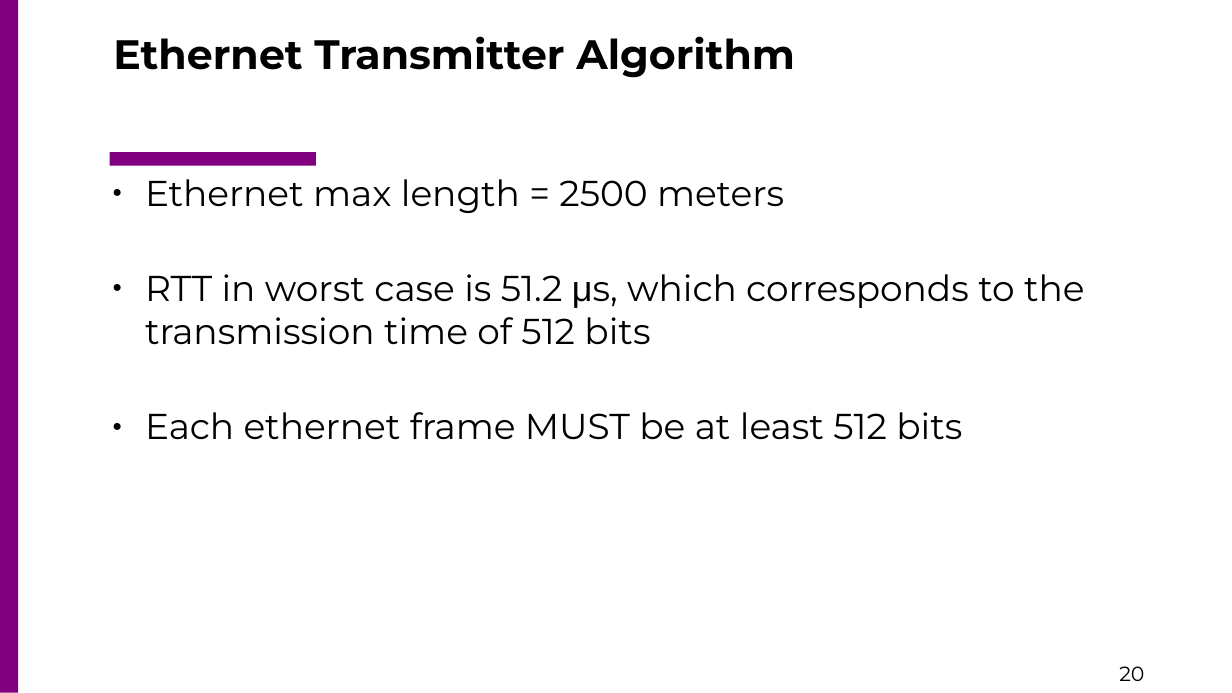
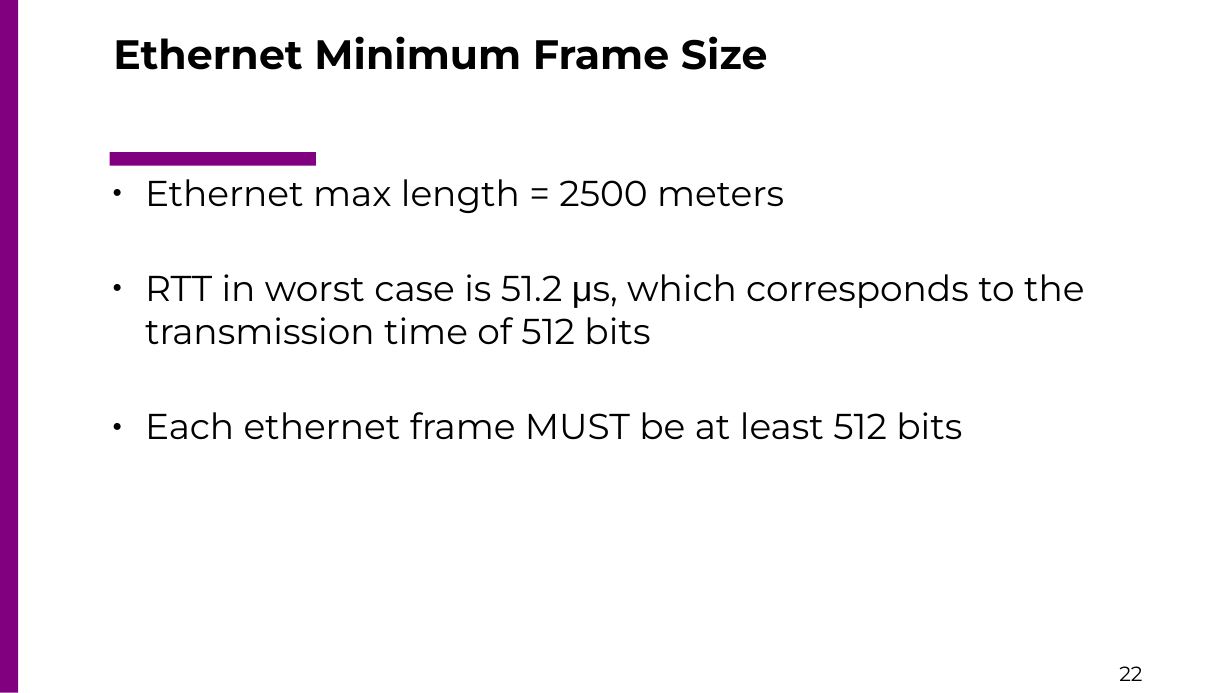
Before and after one commit to csc4200/csc4200.github.io, a slide deck: slide 22 of docs/lectures_source/class_slides-5.odp (slide 20 before the commit). Drawn at 1232x693 pixels with LibreOffice and Linux fonts; fonts in the diff are those of the drawing. Boxes give left, top, right and bottom in pixels: in the first picture for what was removed or moved away, otherwise in the second. Text is boxed around its words. In the diff, an @@ line names an element or a change of style, - is before the commit and + after.

```diff
--- a/docs/lectures_source/class_slides-5.odp
+++ b/docs/lectures_source/class_slides-5.odp
@@ title at [113,36,768,70]: text changed @@
-Ethernet Transmitter Algorithm
+Ethernet Minimum Frame Size
@@ page number at [1119,666,1142,681]: text changed @@
-20
+22
```
Also in this commit, not shown: 6 other slides changed, 2 slides added, 38 other files.
